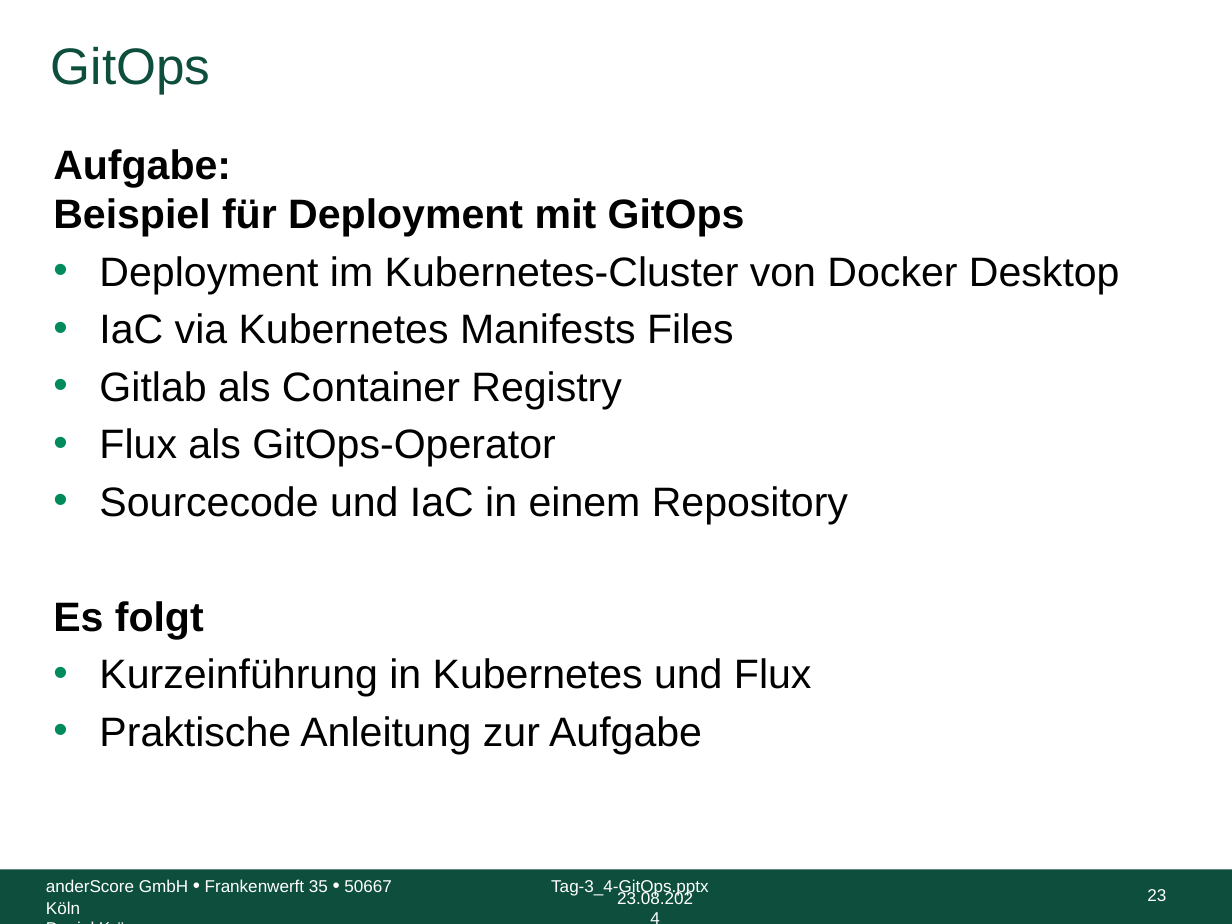
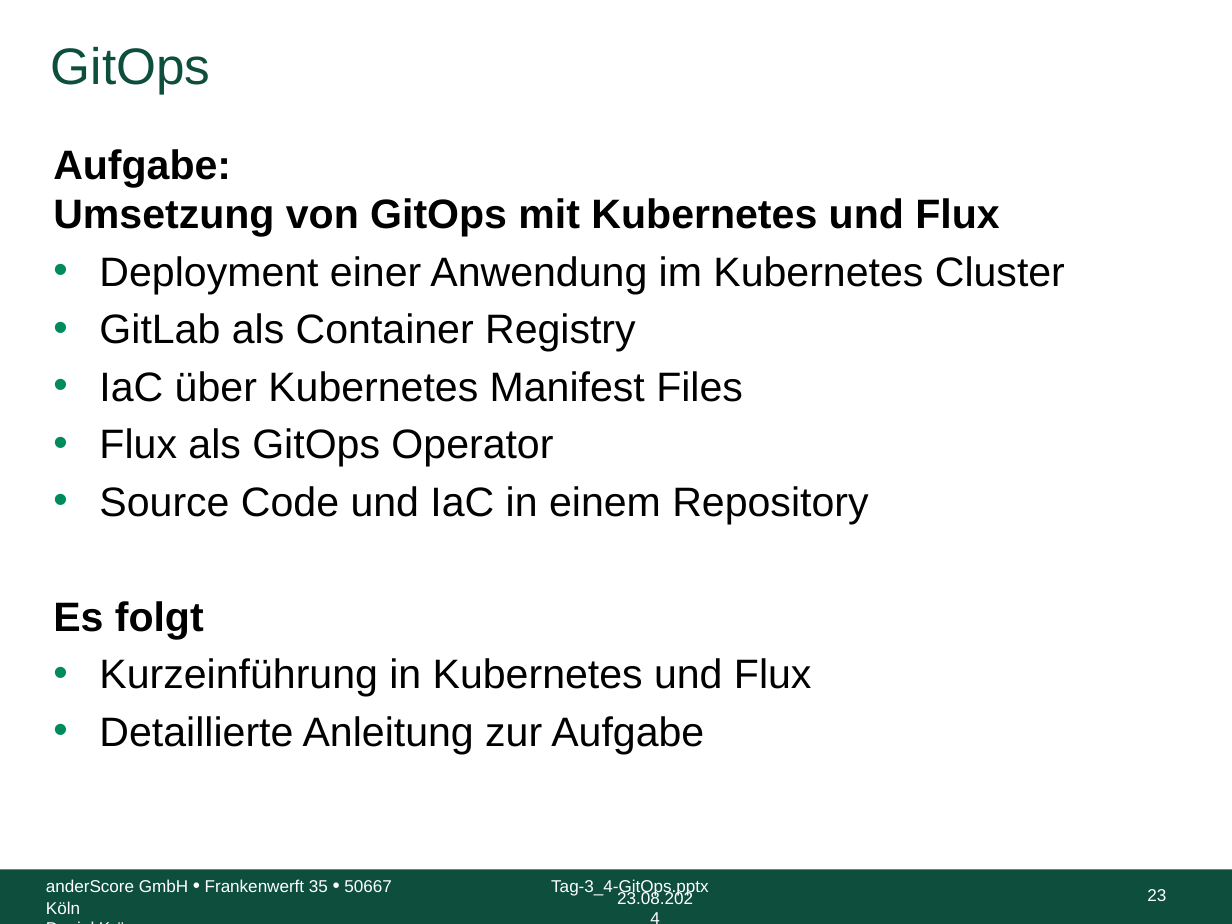
Before and after one commit to anderscore-gmbh/gitlab, a slide deck: slide 23 of slides/Tag-3_4-GitOps.pptx. Drawn at 1232x924 pixels with LibreOffice and Linux fonts; fonts in the diff are those of the drawing; background and template pictures are left out. Boxes give left, top, right and bottom in pixels: in the first picture for what was removed or moved away, otherwise in the second. Text is boxed around its words. In the diff, an @@ line names an element or a change of style, - is before the commit and + after.

```diff
--- a/slides/Tag-3_4-GitOps.pptx
+++ b/slides/Tag-3_4-GitOps.pptx
@@ text at bbox=[53, 149, 1065, 524]: text changed @@
-Aufgabe:
-Beispiel für Deployment mit GitOps
-• Deployment im Kubernetes-Cluster von Docker Desktop
-• IaC via Kubernetes Manifests Files
-• Gitlab als Container Registry
-• Flux als GitOps-Operator
-• Sourcecode und IaC in einem Repository
+Aufgabe:
+Umsetzung von GitOps mit Kubernetes und Flux
+• Deployment einer Anwendung im Kubernetes Cluster
+• GitLab als Container Registry
+• IaC über Kubernetes Manifest Files
+• Flux als GitOps Operator
+• Source Code und IaC in einem Repository
@@ text at bbox=[99, 716, 704, 754]: text changed @@
-• Praktische Anleitung zur Aufgabe
+• Detaillierte Anleitung zur Aufgabe
```
Also in this commit, not shown: 16 other slides changed, 1 slide added.
